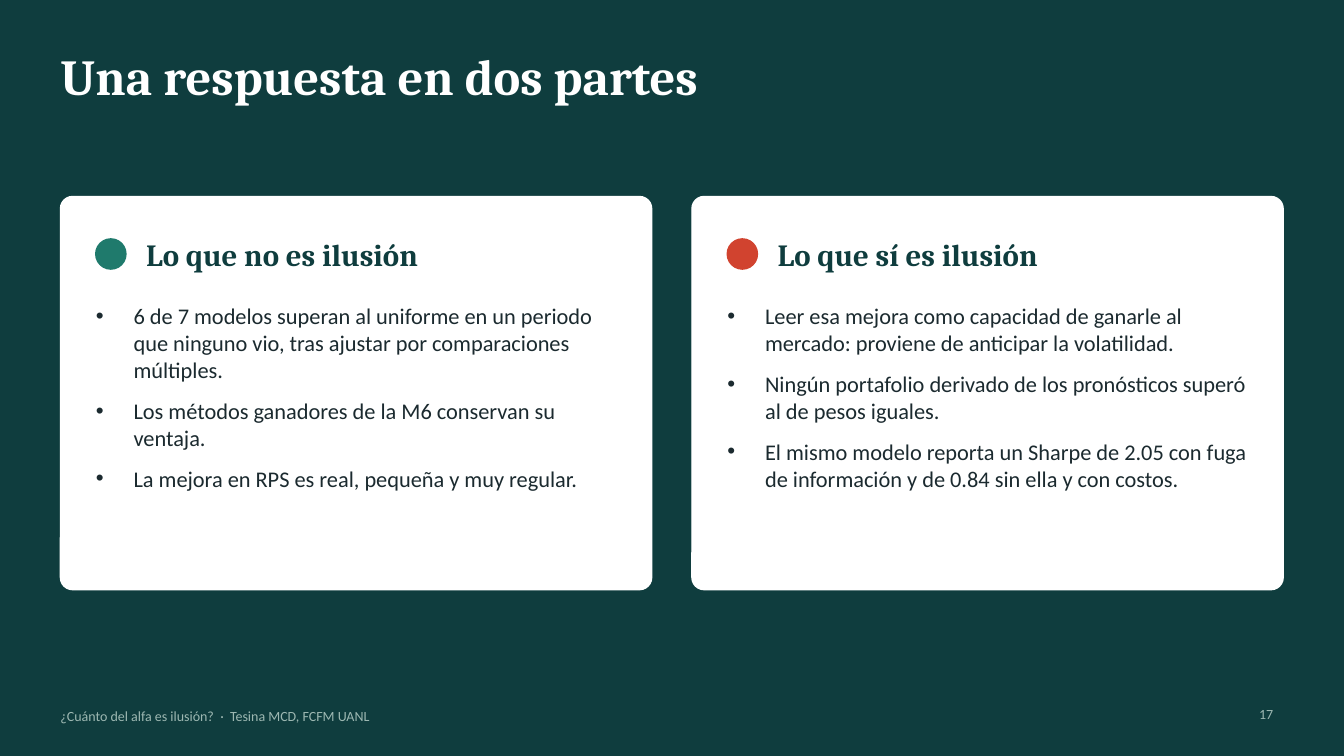
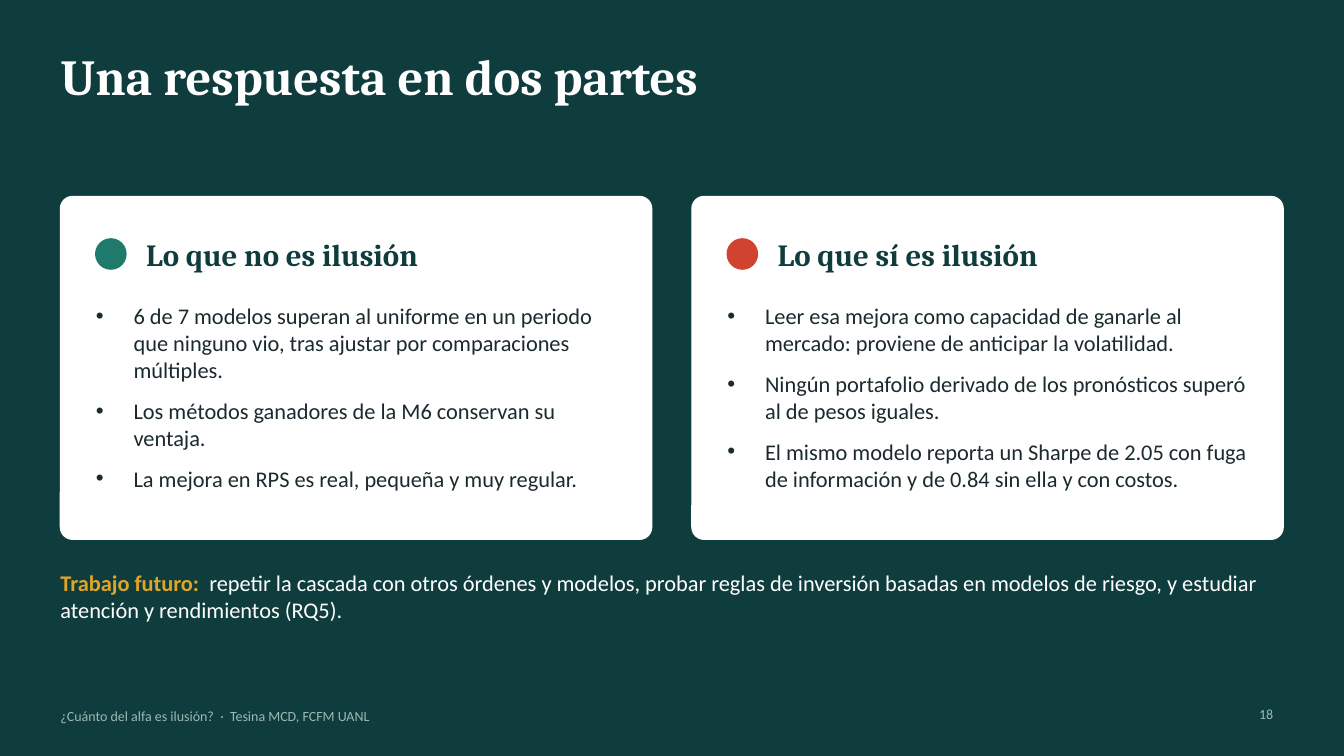
Before and after one commit to marcgym2/tesina-m6, a slide deck: slide 18 of thesis/slides/tesina_defensa.pptx (slide 17 before the commit). Drawn at 1344x756 pixels with LibreOffice and Linux fonts; fonts in the diff are those of the drawing. Boxes give left, top, right and bottom in pixels: in the first picture for what was removed or moved away, otherwise in the second. Text is boxed around its words. In the diff, an @@ line names an element or a change of style, - is before the commit and + after.

```diff
--- a/thesis/slides/tesina_defensa.pptx
+++ b/thesis/slides/tesina_defensa.pptx
@@ rounded rectangle: place and size @@
-rounded rectangle at [60,197,652,590]
+rounded rectangle at [60,197,652,539]
@@ rounded rectangle at [60,197,652,539]: proportions changed @@
@@ rounded rectangle at [693,197,1285,539]: proportions changed @@
@@ rounded rectangle: place and size @@
-rounded rectangle at [693,197,1285,590]
+rounded rectangle at [693,197,1285,539]
@@ text added at [60,575,1256,622], 16 pt, text #FFFFFF @@
+Trabajo futuro: repetir la cascada con otros órdenes y modelos, probar reglas de inversión basadas en modelos de riesgo, y estudiar atención y rendimientos (RQ5).
@@ page number at [1259,709,1273,719]: text changed @@
-17
+18
```
Also in this commit, not shown: 11 other slides changed, 3 slides added, 1 slide removed, 1 other file.
